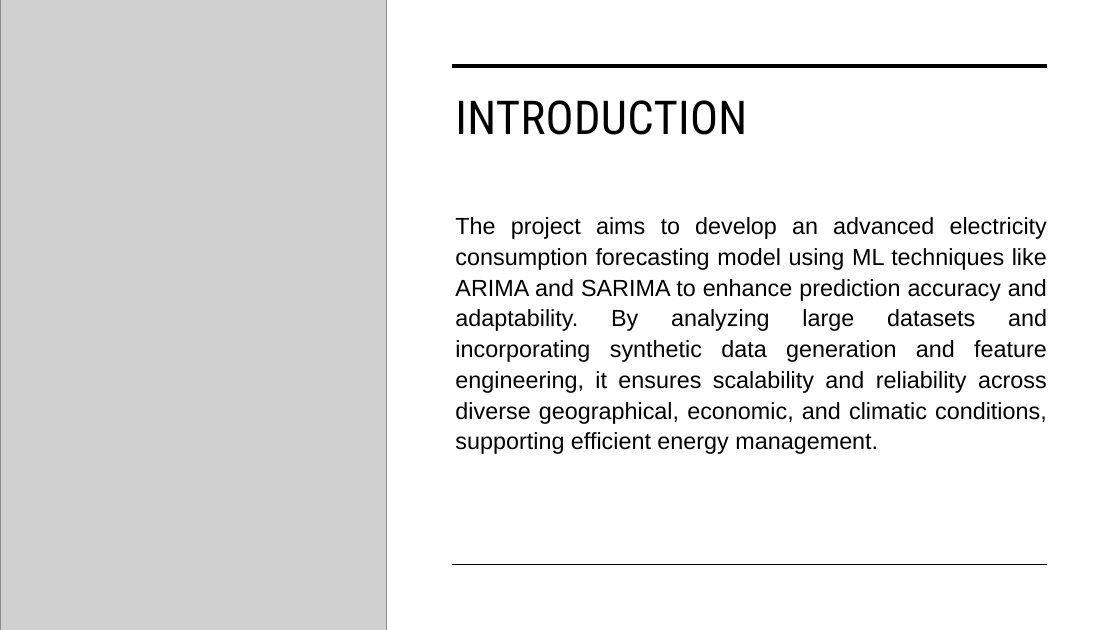
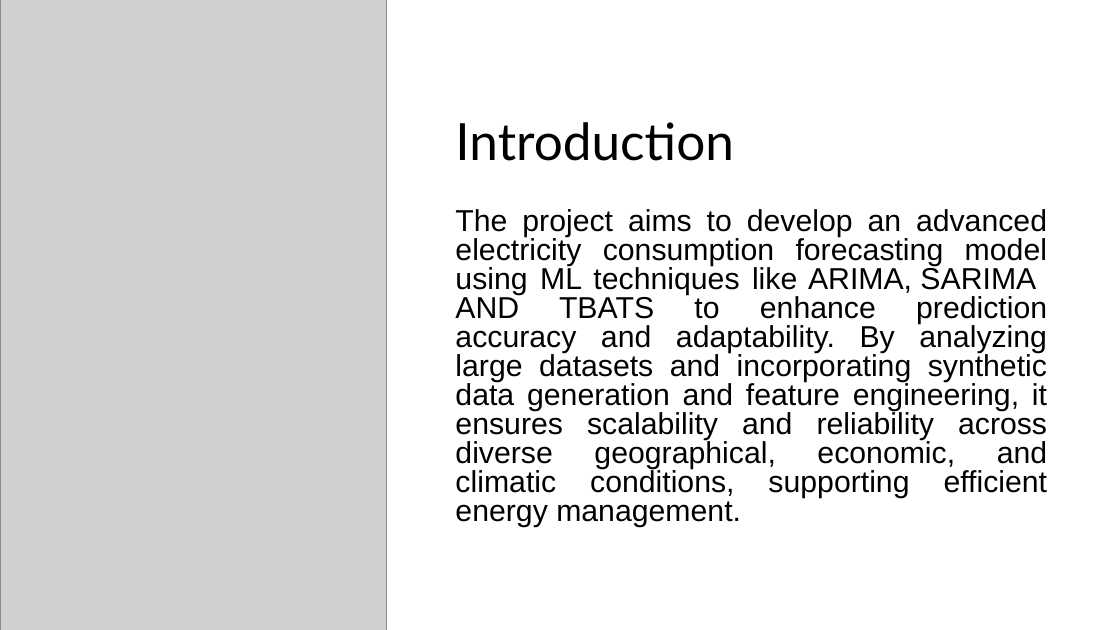
Before and after one commit to MrArthor/Forecasting-Electrical-Energy-Consumption, a slide deck: slide 2 of Report/Forecasting Electrical Energy Consumption- End Presentation.pptx. Drawn at 1120x630 pixels with LibreOffice and Linux fonts; fonts in the diff are those of the drawing; grey boxes stand for pictures. Boxes give left, top, right and bottom in pixels: in the first picture for what was removed or moved away, otherwise in the second. Text is boxed around its words. In the diff, an @@ line names an element or a change of style, - is before the commit and + after.

```diff
--- a/Report/Forecasting Electrical Energy Consumption- End Presentation.pptx
+++ b/Report/Forecasting Electrical Energy Consumption- End Presentation.pptx
@@ title "Introduction" at <box>455,122,734,161</box>: vertical alignment top to middle @@
@@ line removed from (452, 66) to (1047, 66) @@
@@ title at <box>455,122,734,161</box>: text changed; size 40 to 44 pt; font Roboto Condensed to Lato @@
-INTRODUCTION
+Introduction
@@ text at <box>455,209,1048,528</box>: text changed; size 20 to 25.9 pt @@
-The project aims to develop an advanced electricity consumption forecasting model using ML techniques like ARIMA and SARIMA to enhance prediction accuracy and adaptability. By analyzing large datasets and incorporating synthetic data generation and feature engineering, it ensures scalability and reliability across diverse geographical, economic, and climatic conditions, supporting efficient energy management.
+The project aims to develop an advanced electricity consumption forecasting model using ML techniques like ARIMA, SARIMA AND TBATS to enhance prediction accuracy and adaptability. By analyzing large datasets and incorporating synthetic data generation and feature engineering, it ensures scalability and reliability across diverse geographical, economic, and climatic conditions, supporting efficient energy management.
@@ line removed from (452, 565) to (1047, 565) @@
```
Also in this commit, not shown: 13 other slides changed, 1 slide added, 4 other files.
